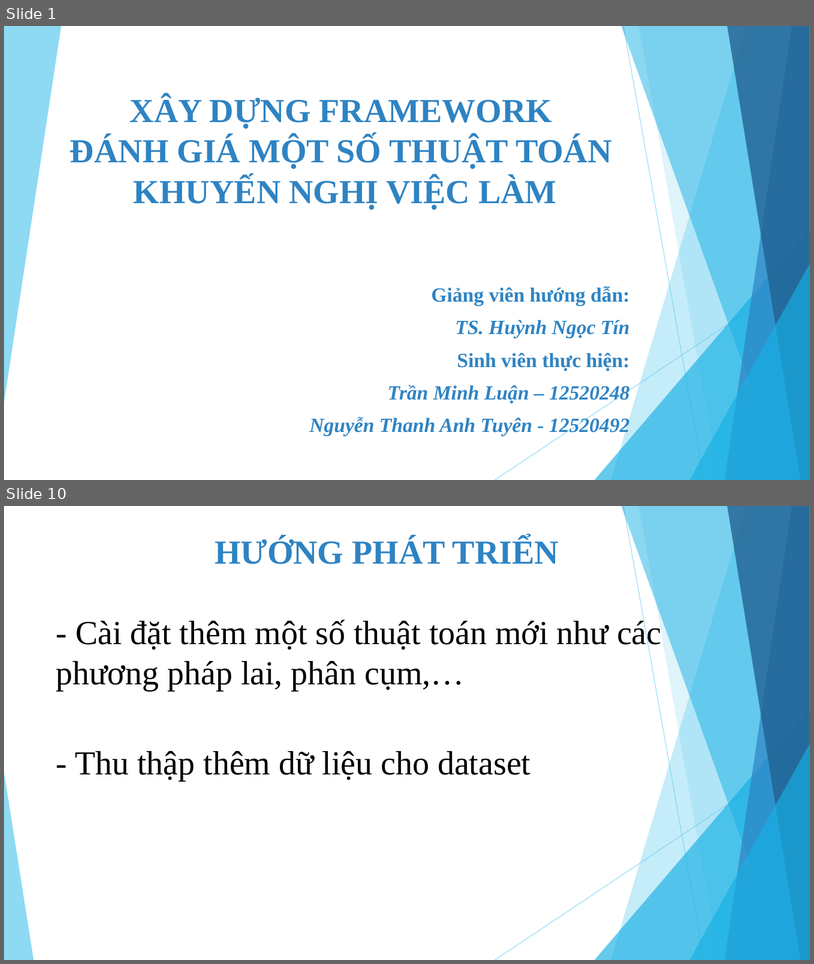
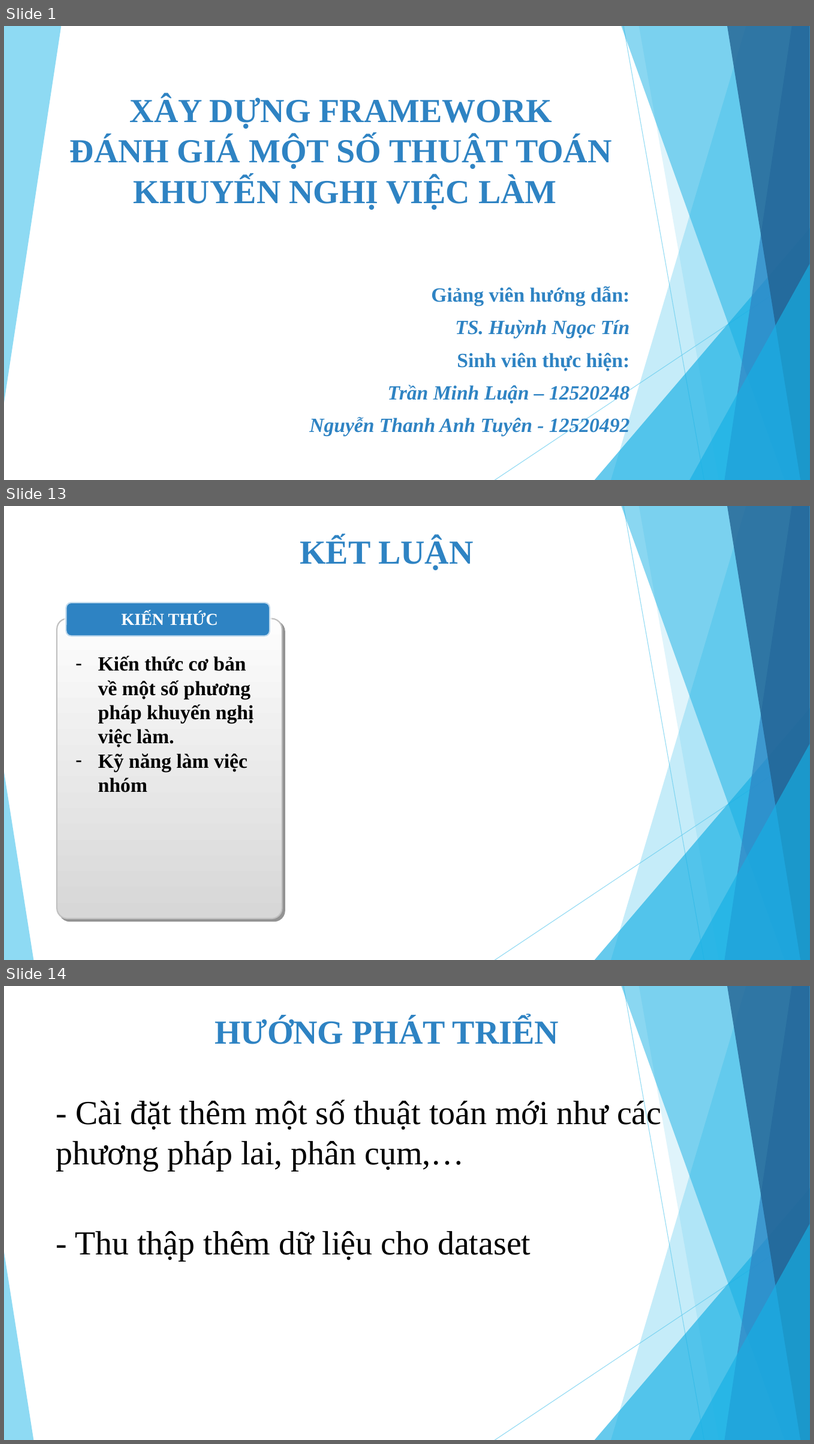
Before and after one commit to tuyennta/JobRecSys, a slide deck: Documents/Báo cáo/Bao cao KLTN_2.pptx. Shown one above the other, each under a label of ours: slides 1 and 10 before the commit, slides 1, 13 and 14 after it; the slides between them are not shown. The pictures are 814x964 and 814x1444 pixels, drawn with LibreOffice and Linux fonts; fonts in the diff are those of the drawing. Boxes give left, top, right and bottom in pixels: in the first picture for what was removed or moved away, otherwise in the second. Text is boxed around its words. In the diff, an @@ line names an element or a change of style, - is before the commit and + after.

```diff
--- a/Documents/Báo cáo/Bao cao KLTN_2.pptx
+++ b/Documents/Báo cáo/Bao cao KLTN_2.pptx
@@ slide 13 added at box(4, 506, 810, 960), background #FFFFFF; not listed: 10 template elements that a slide beside it also shows @@
@@ text added at box(300, 538, 473, 570), 40 pt, text #2E83C3, bold @@
+KẾT LUẬN
@@ group added at box(57, 602, 282, 919): 2 rounded rectangles, 2 texts @@
+KIẾN THỨC
+– Kiến thức cơ bản về một số phương pháp khuyến nghị việc làm.
+– Kỹ năng làm việc nhóm
@@ what was slide 10 is now slide 14 @@
```
Also in this commit, not shown: 8 slides changed, 4 other slides added, 1 other file.
